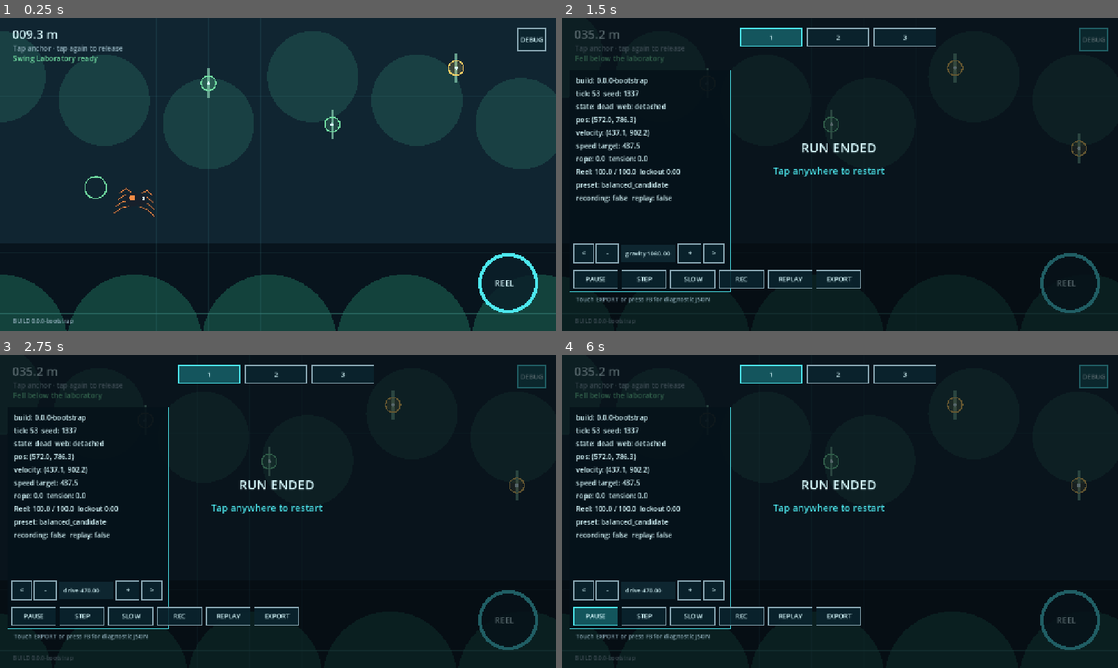
Above: before the commit, frames 1-4 (two rows, left to right).
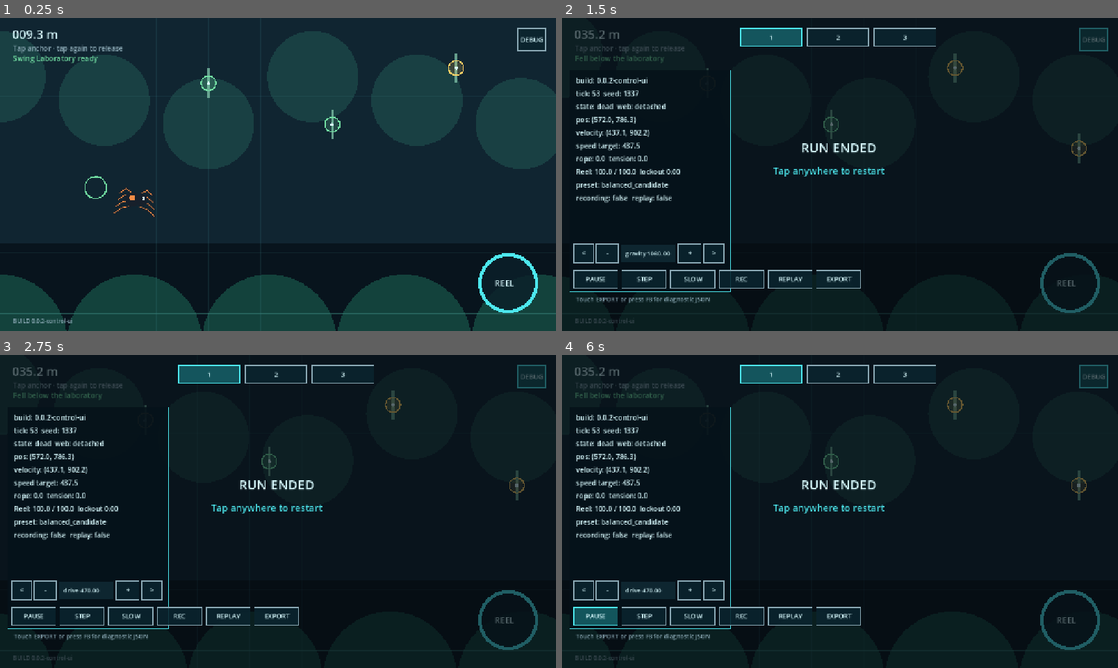
Above: after the commit, the same moments.

Repository: menno420/spider-swing
Game: Godot game, scene res://game/bootstrap/main.tscn
Same seed, same stepped clock (60 frames per second), same inputs: the game is played once before the commit and once after it.
Inputs (mouse positions are in pixels of both pictures, inside the frame that each line leads up to):
- Up to frame 1 (0.25 s): no input
- Up to frame 2 (1.5 s): click (1067, 284) at 0.5 s; click (1095, 39) at 1.25 s
- Up to frame 3 (2.75 s): click (150, 589) at 2 s
- Up to frame 4 (6 s): click (712, 589) at 2.75 s; click (584, 589) at 3.5 s; click (606, 589) at 4.25 s; click (689, 589) at 5 s; click (595, 614) at 5.75 s

The runs differ from the first frame. In frame 1, less than 0.1% of the frame differs, in the area x 7-14%, y 95-98%; in frame 2, less than 0.1%, in the area x 8-16%, y 18-98%; in frame 3, less than 0.1%; in frame 4, less than 0.1%.

Commit message:
build: expose the control-owned HUD version

Diff:
--- a/project.godot
+++ b/project.godot
@@ -14,7 +14,7 @@
 
 config/name="Spider Swing"
 config/description="Android-first 2D physics swing game. \"Spider Swing\" is an internal codename, not an approved release name — see docs/product/name-status.md."
-config/version="0.0.0-bootstrap"
+config/version="0.0.2-control-ui"
 run/main_scene="res://game/bootstrap/main.tscn"
 config/features=PackedStringArray("4.7", "GL Compatibility")
 
@@ -40,9 +40,9 @@
 [input]
 
 ; Phase 0 input surface only: these actions are DEFINED here so the router and
-; the tests have a stable contract to bind to. No gameplay consumes them yet.
+; the tests have a stable contract to bind to. The Phase 0 input adapter consumes them.
 ; Keyboard bindings are the desktop/CI development surface; touch bindings are
-; added with the Phase 0 input router (see the Phase 0 issue), because touch
+; handled through GUI-owned Phase 0 controls, because touch
 ; needs the buffered-command seam described in docs/runtime_contracts.md, not a
 ; raw action poll.
 
